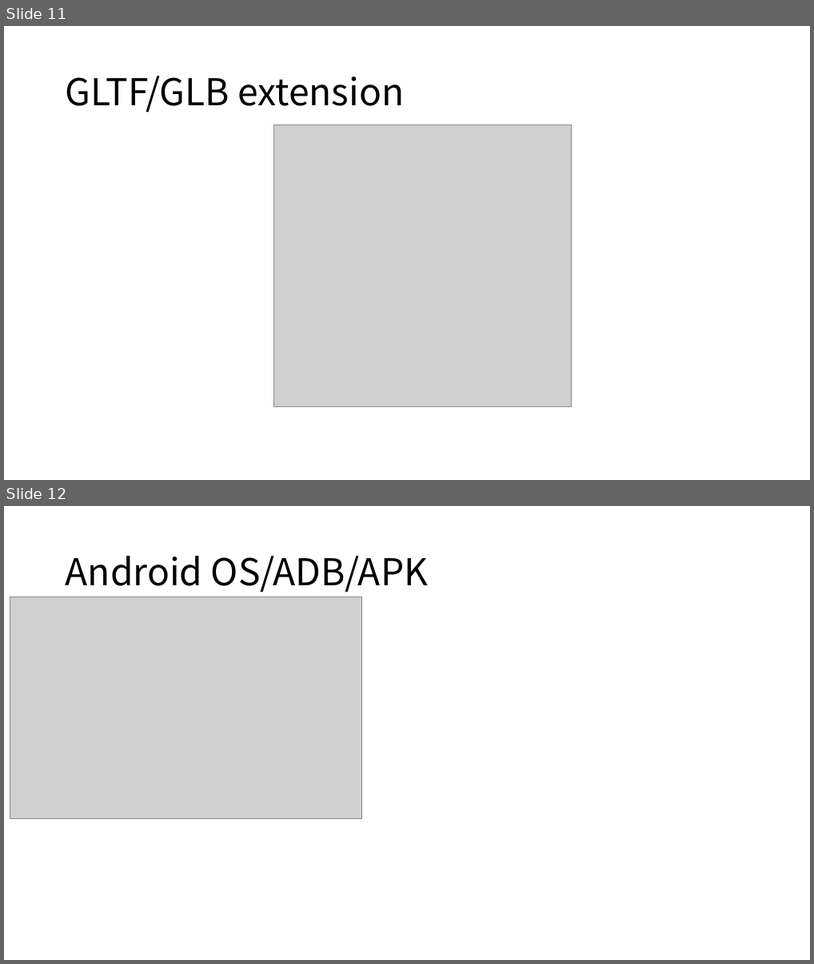
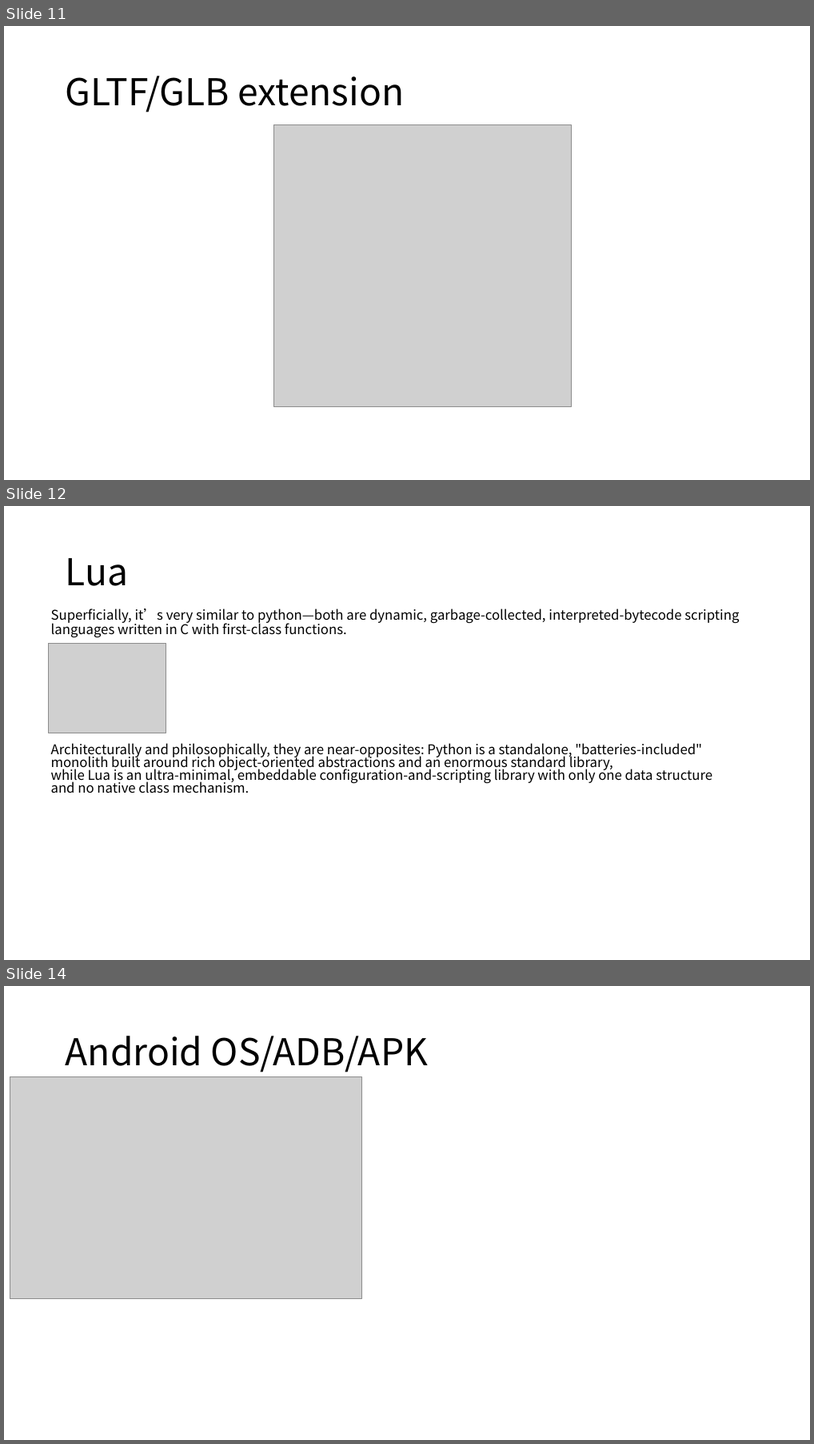
Before and after one commit to boycececil666gmailcom/webgpu-renderer, a slide deck: WebGPU Renderer.pptx. Shown one above the other, each under a label of ours: slides 11 and 12 before the commit, slides 11, 12 and 14 after it; the slides between them are not shown. The pictures are 814x964 and 814x1444 pixels, drawn with LibreOffice and Linux fonts; fonts in the diff are those of the drawing; grey boxes stand for pictures. Boxes give left, top, right and bottom in pixels: in the first picture for what was removed or moved away, otherwise in the second. Text is boxed around its words. In the diff, an @@ line names an element or a change of style, - is before the commit and + after.

```diff
--- a/WebGPU Renderer.pptx
+++ b/WebGPU Renderer.pptx
@@ slide 12 added at [4,506,810,960], background #FFFFFF @@
@@ title added at [66,558,129,586], 44 pt, text #000000 @@
+Lua
@@ text added at [51,608,739,638], 16 pt, text #000000 @@
+Superficially, it’s very similar to python—both are dynamic, garbage-collected, interpreted-bytecode scripting languages written in C with first-class functions.
@@ picture added at [48,644,166,733] @@
@@ text added at [51,743,713,793], 16 pt, text #000000 @@
+Architecturally and philosophically, they are near-opposites: Python is a standalone, "batteries-included" monolith built around rich object-oriented abstractions and an enormous standard library,
+while Lua is an ultra-minimal, embeddable configuration-and-scripting library with only one data structure and no native class mechanism.
@@ what was slide 12 is now slide 14 @@
```
Also in this commit, not shown: 2 slides changed, 1 other slide added, 35 other files.
